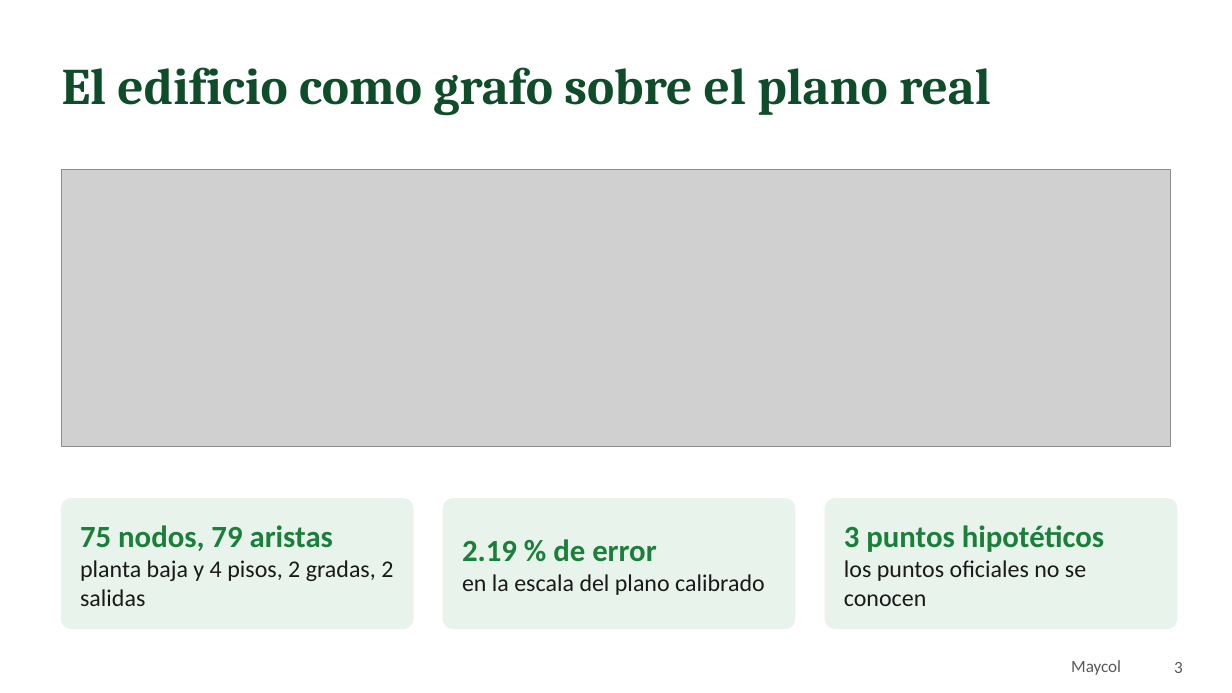
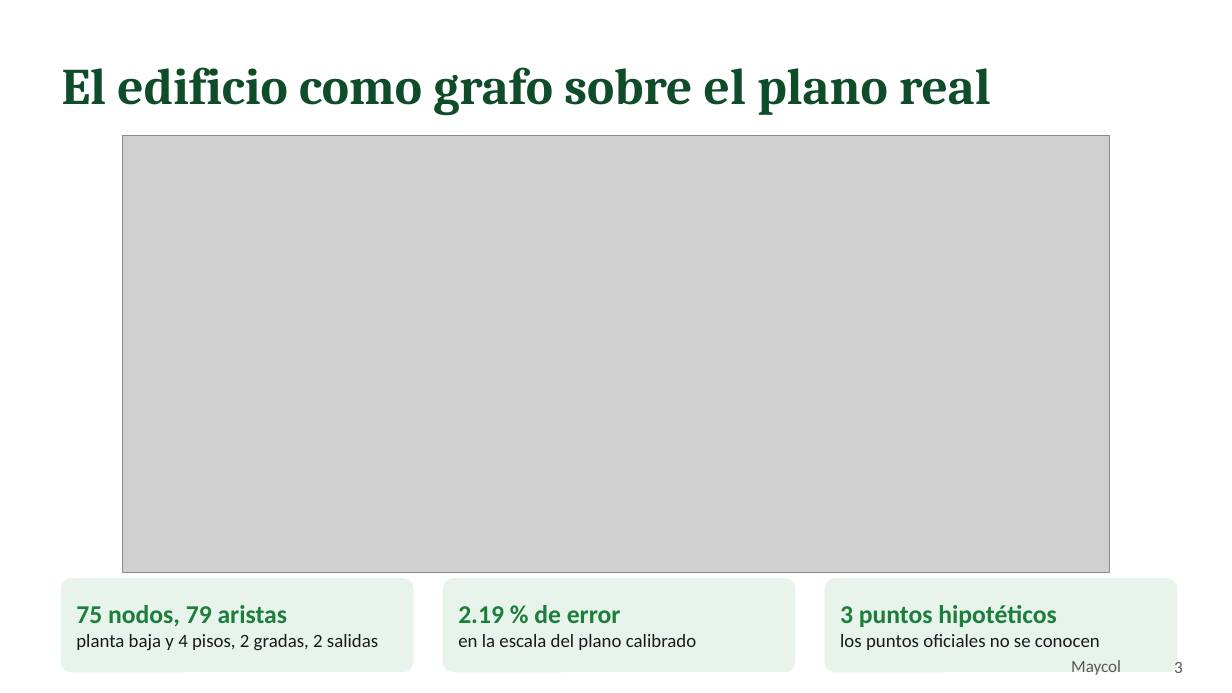
Before and after one commit to xMaycol08/Colonia-de-Hormigas, a slide deck: slide 3 of Desktop/ESPE/PREGRASO S2 2026/APLICACIONES BASADAS EN EL CONOCIMIENTO/P1/Optimización por Colonia de Hormigas/entregables/Presentacion_ACO_Evacuacion_GH.pptx. Drawn at 1232x693 pixels with LibreOffice and Linux fonts; fonts in the diff are those of the drawing; grey boxes stand for pictures. Boxes give left, top, right and bottom in pixels: in the first picture for what was removed or moved away, otherwise in the second. Text is boxed around its words. In the diff, an @@ line names an element or a change of style, - is before the commit and + after.

```diff
--- a/Desktop/ESPE/PREGRASO S2 2026/APLICACIONES BASADAS EN EL CONOCIMIENTO/P1/Optimización por Colonia de Hormigas/entregables/Presentacion_ACO_Evacuacion_GH.pptx
+++ b/Desktop/ESPE/PREGRASO S2 2026/APLICACIONES BASADAS EN EL CONOCIMIENTO/P1/Optimización por Colonia de Hormigas/entregables/Presentacion_ACO_Evacuacion_GH.pptx
@@ picture: place and size @@
-picture at <box>62,169,1170,446</box>
+picture at <box>123,136,1110,573</box>
@@ rounded rectangle: place and size @@
-rounded rectangle at <box>62,499,413,628</box>
+rounded rectangle at <box>62,579,413,671</box>
@@ text "75 nodos, 79 aristas": place and size @@
-text "75 nodos, 79 aristas" at <box>80,525,393,606</box>
+text "75 nodos, 79 aristas" at <box>76,605,378,651</box>
@@ text "75 nodos, 79 aristas" at <box>76,605,378,651</box>: size 18 to 15 pt in "75 nodos, 79 aristas"; size 14 to 11 pt in "planta baja y 4 pisos, 2 gradas, ..." @@
@@ proportions changed in 3 elements at <box>62,579,413,671</box>, <box>825,579,1177,671</box>, <box>444,579,795,671</box> @@
@@ rounded rectangle: place and size @@
-rounded rectangle at <box>444,499,795,628</box>
+rounded rectangle at <box>444,579,795,671</box>
@@ text "2.19 % de error": place and size @@
-text "2.19 % de error" at <box>462,539,765,595</box>
+text "2.19 % de error" at <box>458,605,696,650</box>
@@ text "2.19 % de error" at <box>458,605,696,650</box>: size 18 to 15 pt in "2.19 % de error"; size 14 to 11 pt in "en la escala del plano calibrado" @@
@@ rounded rectangle: place and size @@
-rounded rectangle at <box>825,499,1177,628</box>
+rounded rectangle at <box>825,579,1177,671</box>
@@ text "3 puntos hipotéticos": place and size @@
-text "3 puntos hipotéticos" at <box>844,525,1104,606</box>
+text "3 puntos hipotéticos" at <box>840,605,1100,650</box>
@@ text "3 puntos hipotéticos" at <box>840,605,1100,650</box>: size 18 to 15 pt in "3 puntos hipotéticos"; size 14 to 11 pt in "los puntos oficiales no se conocen" @@
```
Also in this commit, not shown: 5 other files.
